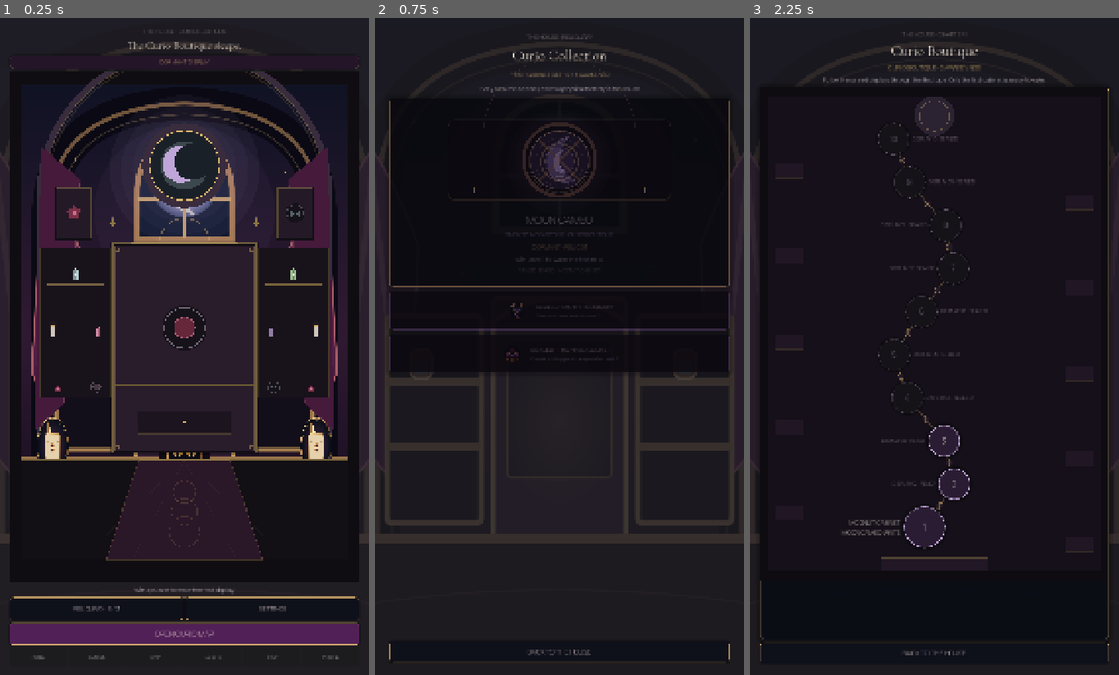
Above: before the commit, frames 1-3 (left to right).
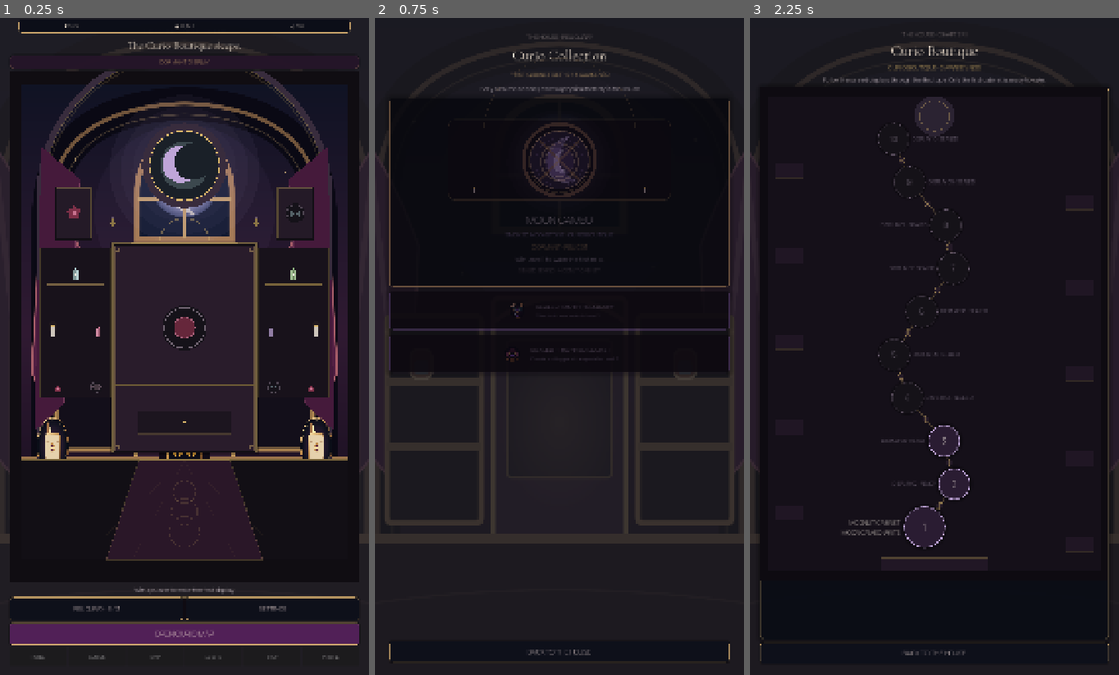
Above: after the commit, the same moments.

Repository: Jay-prodesign/akilta-match3
Game: Godot game, scene res://src/app/app_bootstrap.tscn
Same seed, same stepped clock (60 frames per second), same inputs: the game is played once before the commit and once after it.
Inputs:
- Up to frame 1 (0.25 s): no input
- Up to frame 2 (0.75 s): click "RELIQUARY · 0 / 3" at 0.5 s
- Up to frame 3 (2.25 s): click "BACK TO THE HOUSE" at 1.25 s; click "OPEN CURIO MAP" at 2 s

The runs differ from the first frame. In frame 1, 0.3% of the frame differs, in the area x 4-96%, y 0-3%; in frame 2, nothing differs; in frame 3, nothing differs.

Commit message:
feat(home): add North Star resource header to House hub

Diff:
--- a/src/ui/home/house_home.gd
+++ b/src/ui/home/house_home.gd
@@ -23,6 +23,7 @@
 
 func _ready() -> void:
 	play_button.pressed.connect(_on_play_pressed)
+	_build_resource_bar()
 	_build_navigation_dock()
 	collection_button.pressed.connect(func(): collection_requested.emit())
 	settings_button.pressed.connect(func(): settings_requested.emit())
@@ -107,3 +108,34 @@
 		"shop": shop_requested.emit()
 		"profile": settings_requested.emit()
 		"house": _refresh()
+
+func _build_resource_bar() -> void:
+	var panel := PanelContainer.new()
+	panel.name = "ResourceBar"
+	panel.anchor_left = 0.05
+	panel.anchor_right = 0.95
+	panel.anchor_top = 0.0
+	panel.anchor_bottom = 0.0
+	panel.offset_top = 5.0
+	panel.offset_bottom = 43.0
+	panel.z_index = 10
+	var style := StyleBoxFlat.new()
+	style.bg_color = Color("#0B0D17", 0.94)
+	style.border_color = Color("#D5AD70", 0.68)
+	style.set_border_width_all(1)
+	style.set_corner_radius_all(8)
+	panel.add_theme_stylebox_override("panel", style)
+	add_child(panel)
+	var row := HBoxContainer.new()
+	row.alignment = BoxContainer.ALIGNMENT_CENTER
+	row.add_theme_constant_override("separation", 22)
+	panel.add_child(row)
+	for value in ["♥ 5 / 5", "◉ 12,340", "◇ 520"]:
+		var label := Label.new()
+		label.text = value
+		label.horizontal_alignment = HORIZONTAL_ALIGNMENT_CENTER
+		label.vertical_alignment = VERTICAL_ALIGNMENT_CENTER
+		label.add_theme_color_override("font_color", Color("#F4E5D3"))
+		label.add_theme_font_size_override("font_size", 14)
+		label.size_flags_horizontal = Control.SIZE_EXPAND_FILL
+		row.add_child(label)
